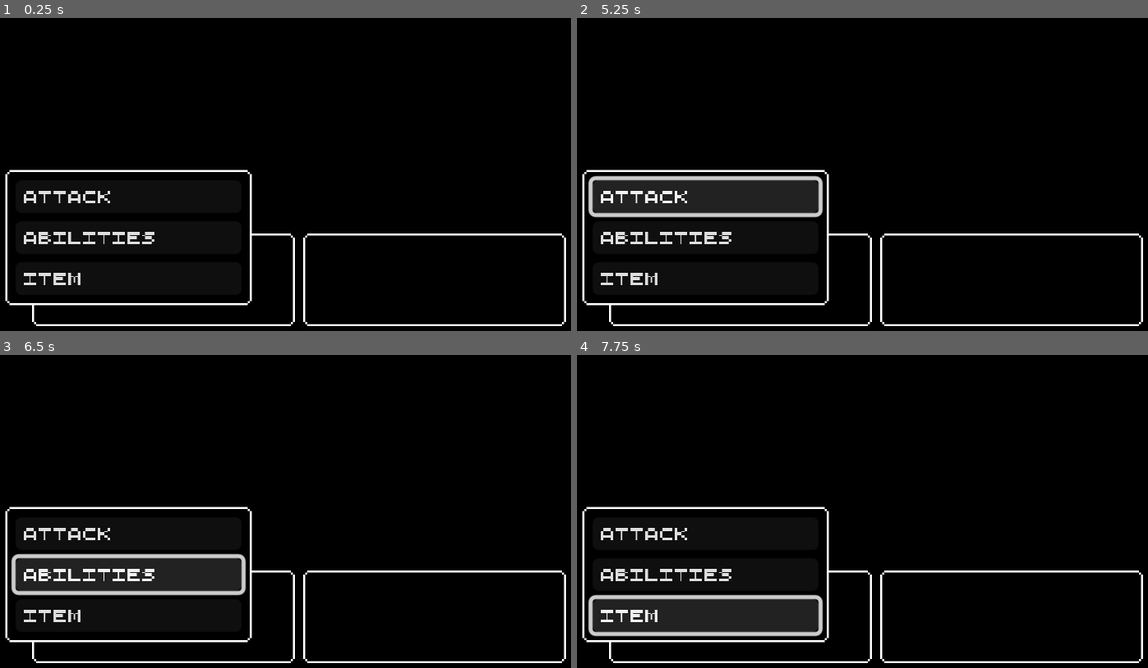
Above: before the commit, frames 1-4 (two rows, left to right).
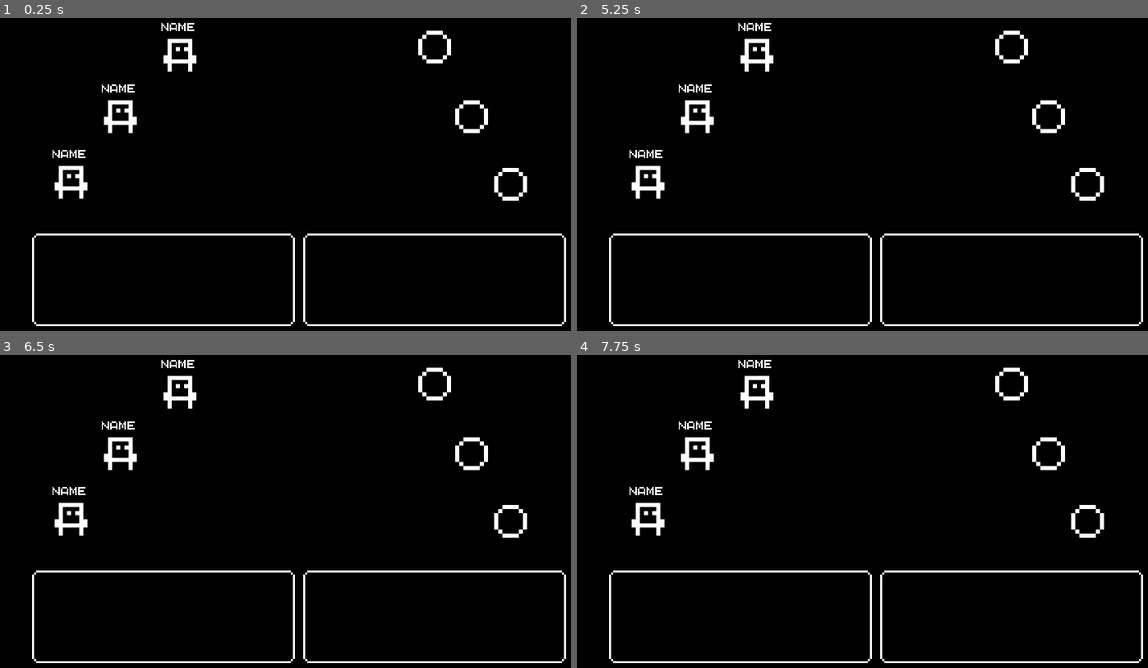
Above: after the commit, the same moments.

Repository: RabidMexican/incremental-jrpg
Game: Godot game, scene res://scenes/battle/battle.tscn
Same seed, same stepped clock (60 frames per second), same inputs: the game is played once before the commit and once after it. This scene is started directly instead of the project's main scene.
Inputs (mouse positions are in pixels of both pictures, inside the frame that each line leads up to):
- Up to frame 1 (0.25 s): no input
- Up to frame 2 (5.25 s): click (742, 39) at 0.52 s; click (679, 99) at 1.27 s; click (634, 165) at 2.02 s; click (1010, 46) at 2.77 s; click (1050, 118) at 3.52 s; click (1085, 183) at 4.27 s; click (708, 196) at 5 s, where only the run before the commit has a clickable "attack"
- Up to frame 3 (6.5 s): click (131, 574) at 5.75 s, where only the run before the commit has a clickable "abilities"
- Up to frame 4 (7.75 s): click (708, 614) at 6.5 s, where only the run before the commit has a clickable "item"; tap Enter at 7.25 s; hold Right (ui_right) from 7.28 s (still down)

The runs differ from the first frame. In frame 1, 4.1% of the frame differs, in the area x 0-93%, y 1-92%; in frame 2, 9.2%; in frame 3, 8.9%; in frame 4, 9.4%.

Commit message:
continued work on battle scene

Diff:
--- a/scenes/battle/battle.tscn
+++ b/scenes/battle/battle.tscn
@@ -1,7 +1,9 @@
-[gd_scene load_steps=3 format=3 uid="uid://caxyfc8mmg4dq"]
+[gd_scene load_steps=5 format=3 uid="uid://caxyfc8mmg4dq"]
 
 [ext_resource type="PackedScene" uid="uid://c4kbfxq0h5fc6" path="res://ui/ui_panel.tscn" id="1_7gynk"]
 [ext_resource type="PackedScene" uid="uid://baq5ajmg7x88e" path="res://ui/ui_button.tscn" id="2_ffvsa"]
+[ext_resource type="PackedScene" uid="uid://igu5i75fvbxr" path="res://scenes/battle/character/battle_character.tscn" id="3_0yh6x"]
+[ext_resource type="PackedScene" uid="uid://blw8yjho7b7oq" path="res://scenes/enemy/enemy.tscn" id="3_pll4o"]
 
 [node name="Battle" type="Control"]
 layout_mode = 3
@@ -12,13 +14,14 @@
 grow_vertical = 2
 
 [node name="UI" type="MarginContainer" parent="."]
+z_index = 2
 custom_minimum_size = Vector2(0, 50)
 layout_mode = 1
 anchors_preset = 12
 anchor_top = 1.0
 anchor_right = 1.0
 anchor_bottom = 1.0
-offset_top = -10.0
+offset_top = -50.0
 grow_horizontal = 2
 grow_vertical = 0
 scale = Vector2(1, 1.00636)
@@ -37,18 +40,9 @@
 layout_mode = 2
 size_flags_horizontal = 3
 
-[node name="Background" type="ColorRect" parent="."]
-z_index = -1
-layout_mode = 1
-anchors_preset = 15
-anchor_right = 1.0
-anchor_bottom = 1.0
-grow_horizontal = 2
-grow_vertical = 2
-color = Color(0, 0, 0, 1)
-metadata/_edit_lock_ = true
-
 [node name="CommandPanel" parent="." instance=ExtResource("1_7gynk")]
+visible = false
+z_index = 2
 custom_minimum_size = Vector2(120, 50)
 layout_mode = 0
 offset_left = 17.0
@@ -57,9 +51,11 @@
 offset_bottom = 165.0
 
 [node name="CommandContainer" type="VBoxContainer" parent="CommandPanel"]
+z_index = 1
 layout_mode = 2
 
 [node name="AttackButton" parent="CommandPanel/CommandContainer" instance=ExtResource("2_ffvsa")]
+z_index = 1
 layout_mode = 2
 theme_override_font_sizes/font_size = 6
 text = "attack"
@@ -73,3 +69,72 @@
 layout_mode = 2
 theme_override_font_sizes/font_size = 6
 text = "item"
+
+[node name="Players" type="Control" parent="."]
+layout_mode = 1
+anchors_preset = 15
+anchor_right = 1.0
+anchor_bottom = 1.0
+grow_horizontal = 2
+grow_vertical = 2
+
+[node name="BattleCharacter" parent="Players" instance=ExtResource("3_0yh6x")]
+layout_mode = 0
+offset_left = 94.0
+offset_top = 35.0
+offset_right = 94.0
+offset_bottom = 35.0
+
+[node name="BattleCharacter2" parent="Players" instance=ExtResource("3_0yh6x")]
+layout_mode = 0
+offset_left = 65.0
+offset_top = 65.0
+offset_right = 65.0
+offset_bottom = 65.0
+
+[node name="BattleCharacter3" parent="Players" instance=ExtResource("3_0yh6x")]
+layout_mode = 0
+offset_left = 41.0
+offset_top = 97.0
+offset_right = 41.0
+offset_bottom = 97.0
+
+[node name="Enemies" type="Control" parent="."]
+layout_mode = 1
+anchors_preset = 15
+anchor_right = 1.0
+anchor_bottom = 1.0
+grow_horizontal = 2
+grow_vertical = 2
+
+[node name="Enemy" parent="Enemies" instance=ExtResource("3_pll4o")]
+layout_mode = 0
+offset_left = 218.0
+offset_top = 31.0
+offset_right = 226.0
+offset_bottom = 39.0
+
+[node name="Enemy2" parent="Enemies" instance=ExtResource("3_pll4o")]
+layout_mode = 0
+offset_left = 236.0
+offset_top = 65.0
+offset_right = 244.0
+offset_bottom = 73.0
+
+[node name="Enemy3" parent="Enemies" instance=ExtResource("3_pll4o")]
+layout_mode = 0
+offset_left = 255.0
+offset_top = 98.0
+offset_right = 263.0
+offset_bottom = 106.0
+
+[node name="Background" type="ColorRect" parent="."]
+z_index = -1
+layout_mode = 1
+anchors_preset = 15
+anchor_right = 1.0
+anchor_bottom = 1.0
+grow_horizontal = 2
+grow_vertical = 2
+color = Color(0, 0, 0, 1)
+metadata/_edit_lock_ = true
--- /dev/null
+++ b/scenes/battle/character/battle_character.tscn
@@ -0,0 +1,9 @@
+[gd_scene load_steps=2 format=3 uid="uid://igu5i75fvbxr"]
+
+[ext_resource type="PackedScene" uid="uid://didaov3rjfn4e" path="res://scenes/character/character.tscn" id="1_7552b"]
+
+[node name="BattleCharacter" type="TextureButton"]
+
+[node name="Character" parent="." instance=ExtResource("1_7552b")]
+position = Vector2(8, 6)
+scale = Vector2(2, 2)
--- a/scenes/character/character.tscn
+++ b/scenes/character/character.tscn
@@ -19,10 +19,6 @@
 z_index = 255
 position = Vector2(0, 1)
 shape = SubResource("CapsuleShape2D_0owmy")
-
-[node name="Camera" type="Camera2D" parent="."]
-enabled = false
-zoom = Vector2(3, 3)
 
 [node name="Skeleton" type="Node2D" parent="."]
 
--- /dev/null
+++ b/scenes/enemy/enemy.tscn
@@ -0,0 +1,9 @@
+[gd_scene load_steps=2 format=3 uid="uid://blw8yjho7b7oq"]
+
+[ext_resource type="Texture2D" uid="uid://tn0k74heiipl" path="res://assets/panel_background.png" id="1_4a83h"]
+
+[node name="Enemy" type="TextureButton"]
+offset_right = 8.0
+offset_bottom = 8.0
+scale = Vector2(2, 2)
+texture_normal = ExtResource("1_4a83h")
